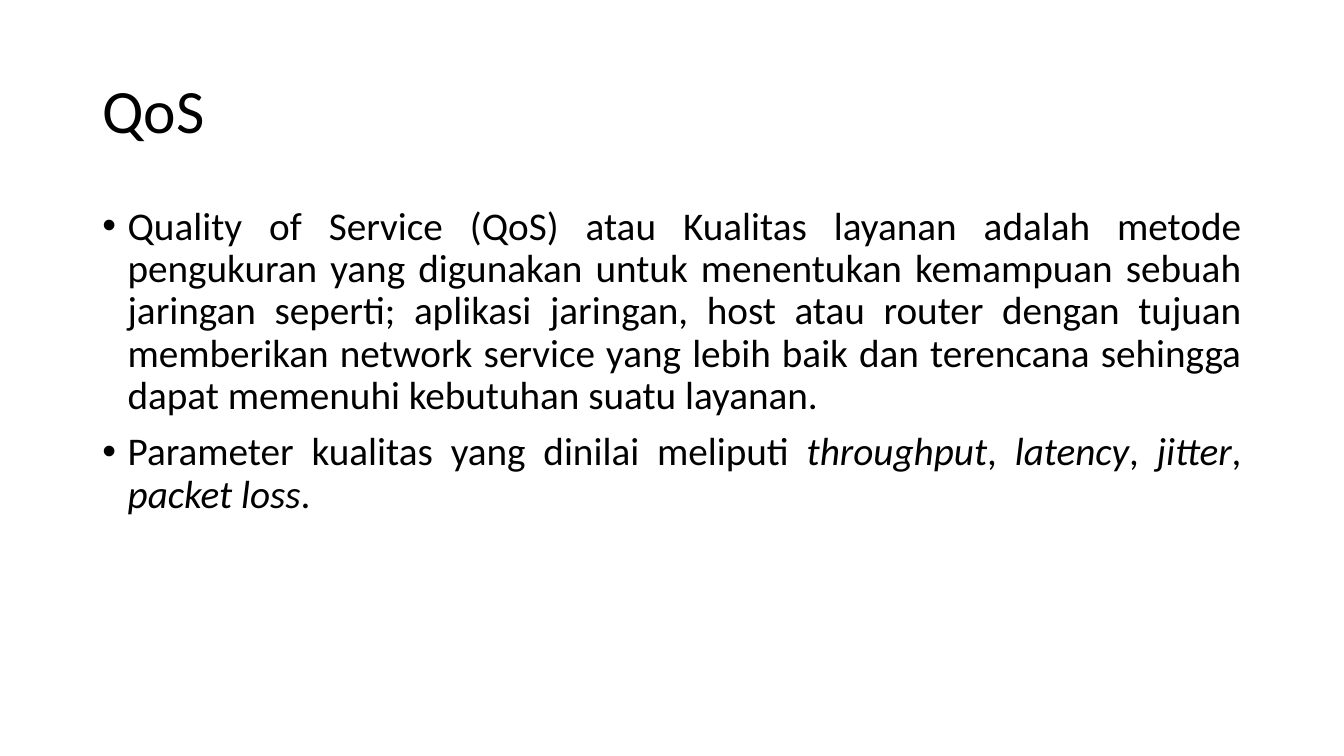
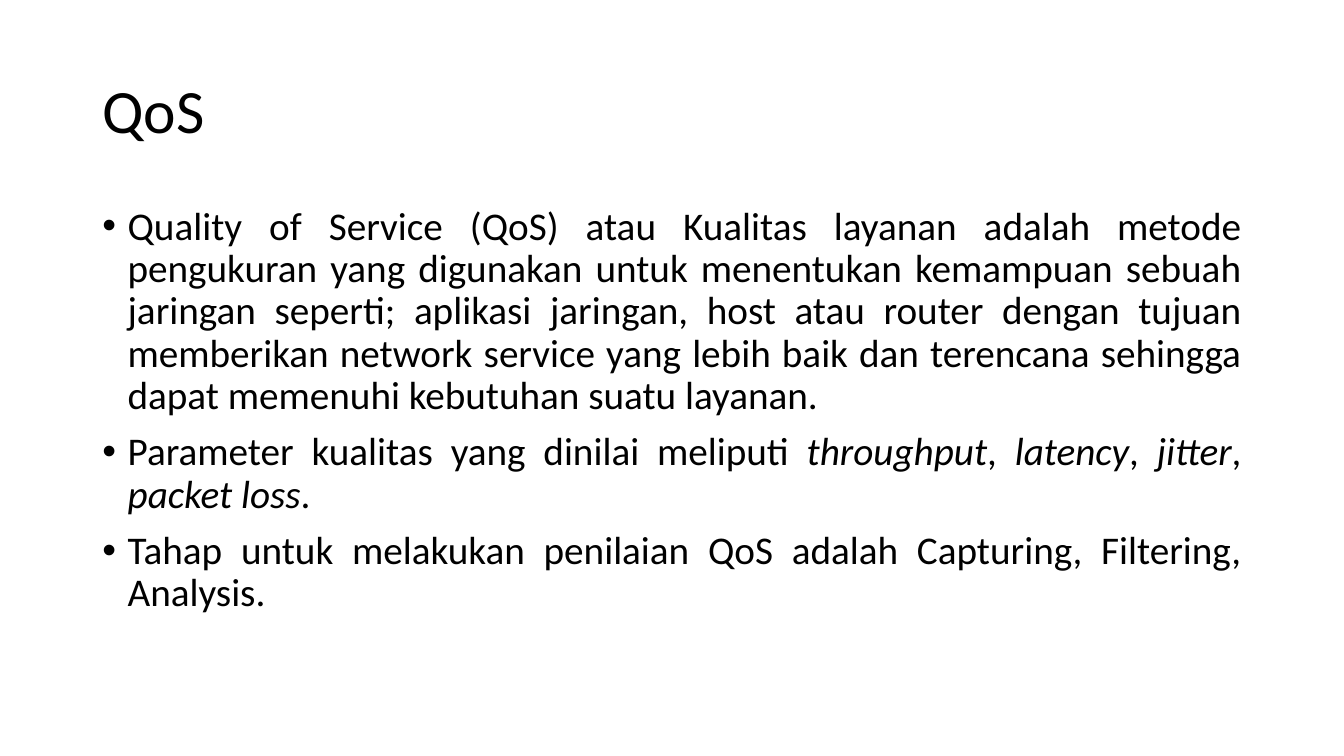
Before and after one commit to wawan-ikhwan/TUGAS-KOMUNIKASI-DATA, a slide deck: slide 11 of MuhammadIkhwanPerwira.pptx. Drawn at 1344x756 pixels with LibreOffice and Linux fonts; fonts in the diff are those of the drawing. Boxes give left, top, right and bottom in pixels: in the first picture for what was removed or moved away, otherwise in the second. Text is boxed around its words. In the diff, an @@ line names an element or a change of style, - is before the commit and + after.

```diff
--- a/MuhammadIkhwanPerwira.pptx
+++ b/MuhammadIkhwanPerwira.pptx
@@ text at bbox=[128, 536, 1241, 613]: paragraph added @@
+• Tahap untuk melakukan penilaian QoS adalah Capturing, Filtering, Analysis.
```
Also in this commit, not shown: 1 other file.
